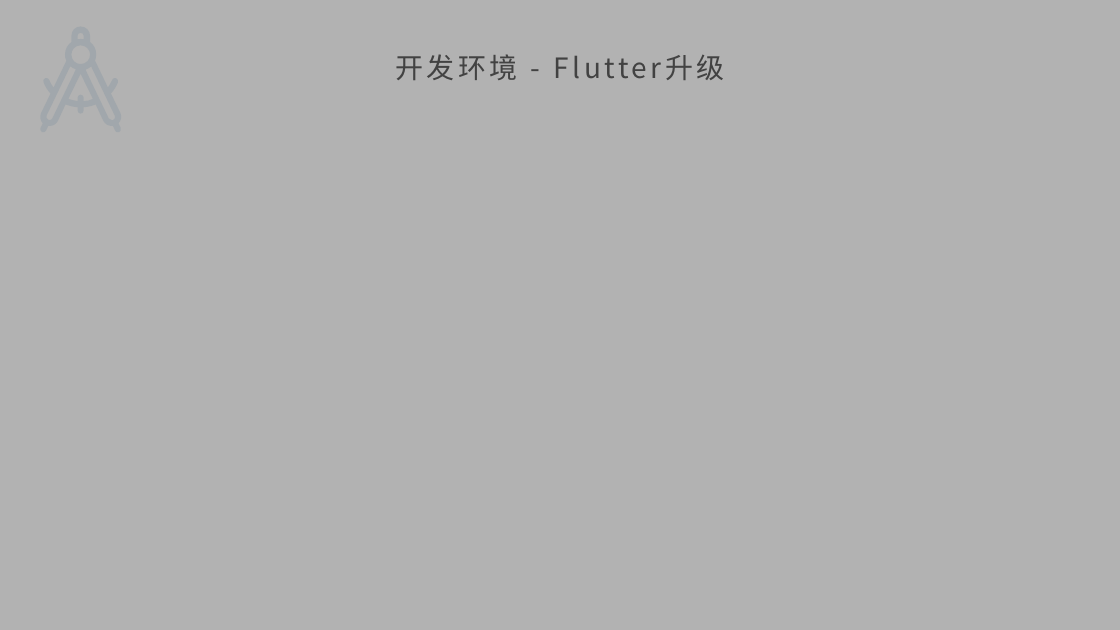
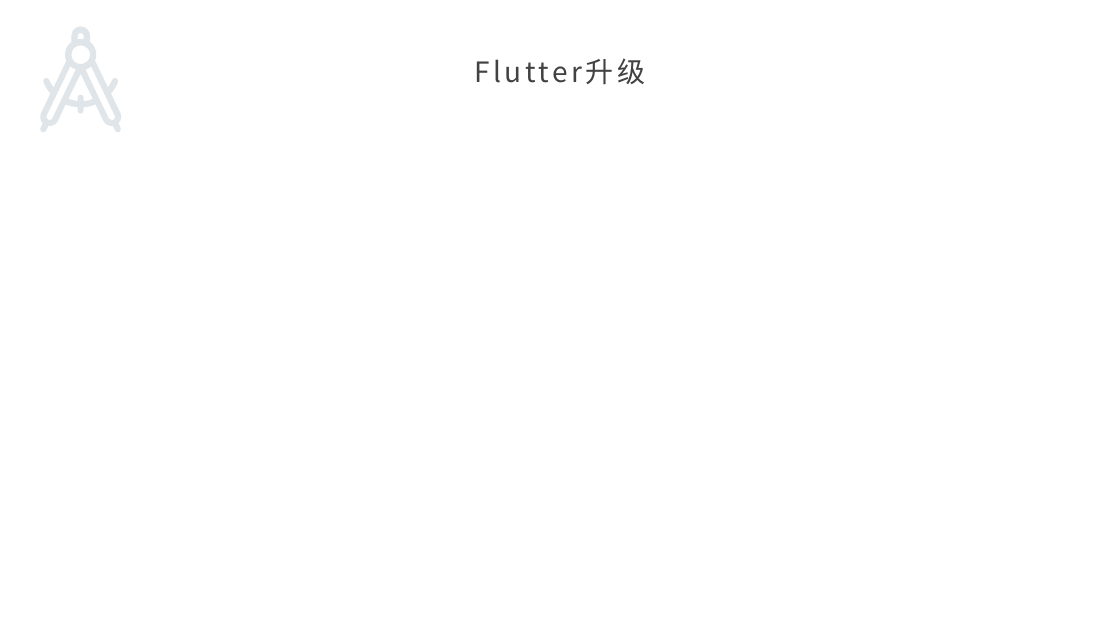
Before and after one commit to maosong-pactera/training, a slide deck: slide 9 of flutter/移动端Flutter_第1课_如何开始工作？.pptx (slide 7 before the commit). Drawn at 1120x630 pixels with LibreOffice and Linux fonts; fonts in the diff are those of the drawing; background and template pictures are left out. Boxes give left, top, right and bottom in pixels: in the first picture for what was removed or moved away, otherwise in the second. Text is boxed around its words. In the diff, an @@ line names an element or a change of style, - is before the commit and + after.

```diff
--- a/flutter/移动端Flutter_第1课_如何开始工作？.pptx
+++ b/flutter/移动端Flutter_第1课_如何开始工作？.pptx
@@ rectangle removed at [0,0,1120,630] @@
@@ title at [474,58,645,85]: text changed @@
-开发环境 - Flutter升级
+Flutter升级
```
Also in this commit, not shown: 10 other slides changed, 6 slides added, 4 other files.
